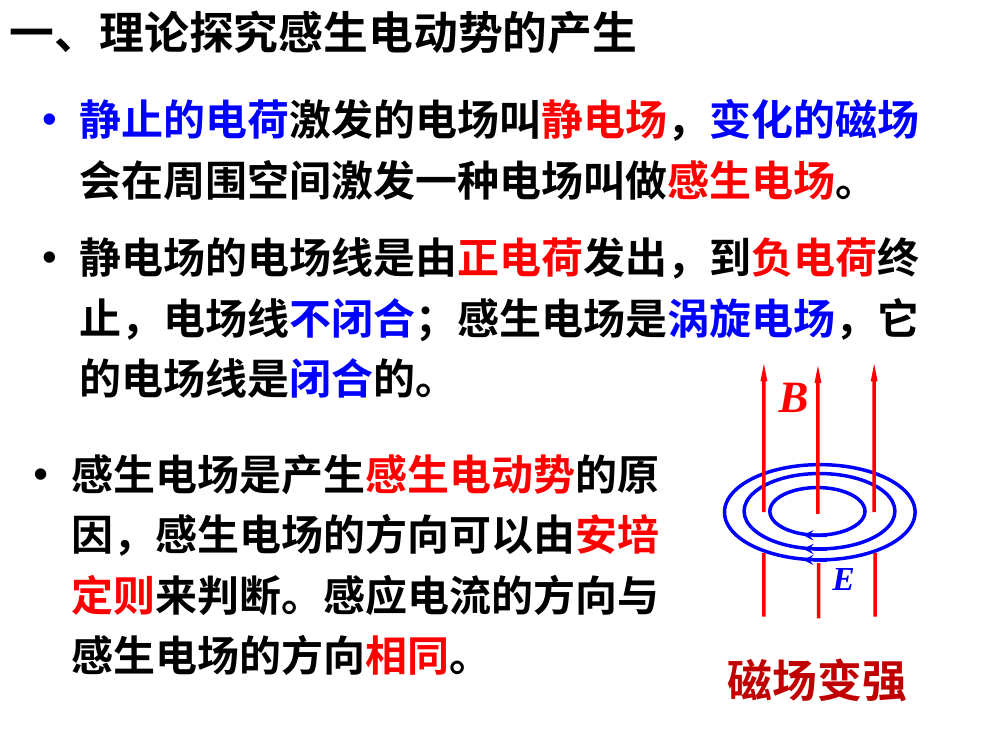
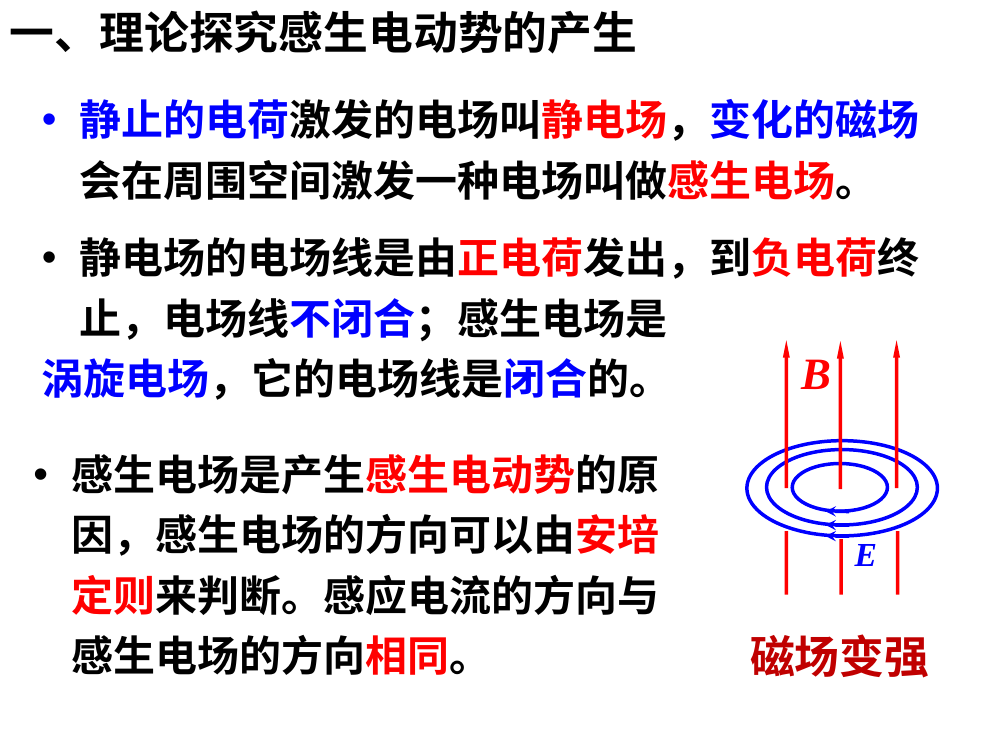
Before and after one commit to saddestboy/wuli2, a slide deck: slide 6 of 4.5 电磁感应现象的两类情况/4.5 电磁感应现象的两类情况.ppt. Drawn at 1008x756 pixels with LibreOffice and Linux fonts; fonts in the diff are those of the drawing; background and template pictures are left out. Boxes give left, top, right and bottom in pixels: in the first picture for what was removed or moved away, otherwise in the second. Text is boxed around its words. In the diff, an @@ line names an element or a change of style, - is before the commit and + after.

Commit message:
20/12/28

```diff
--- a/4.5 电磁感应现象的两类情况/4.5 电磁感应现象的两类情况.ppt
+++ b/4.5 电磁感应现象的两类情况/4.5 电磁感应现象的两类情况.ppt
@@ text at bbox=[42, 237, 920, 400]: text changed @@
-• 静电场的电场线是由正电荷发出，到负电荷终止，电场线不闭合；感生电场是涡旋电场，它的电场线是闭合的。
+• 静电场的电场线是由正电荷发出，到负电荷终止，电场线不闭合；感生电场是
+涡旋电场，它的电场线是闭合的。
@@ 3 texts, 3 ellipses, 2 arrows: place and size @@
-3 texts, 3 ellipses, 2 arrows at bbox=[725, 364, 915, 702]
+3 texts, 3 ellipses, 2 arrows at bbox=[747, 341, 937, 678]
@@ line moved from (764, 553) - (764, 617) to (786, 531) - (786, 595) @@
@@ arrow moved from (827, 535) - (803, 535) to (850, 536) - (826, 536) @@
@@ 2 arrows, 1 line: place and size @@
-2 arrows, 1 line at bbox=[803, 366, 827, 619]
+2 arrows, 1 line at bbox=[826, 341, 850, 595]
@@ arrow moved from (827, 560) - (803, 559) to (850, 511) - (826, 511) @@
@@ line moved from (875, 553) - (875, 617) to (897, 531) - (897, 595) @@
```
Also in this commit, not shown: 4 other slides changed.
